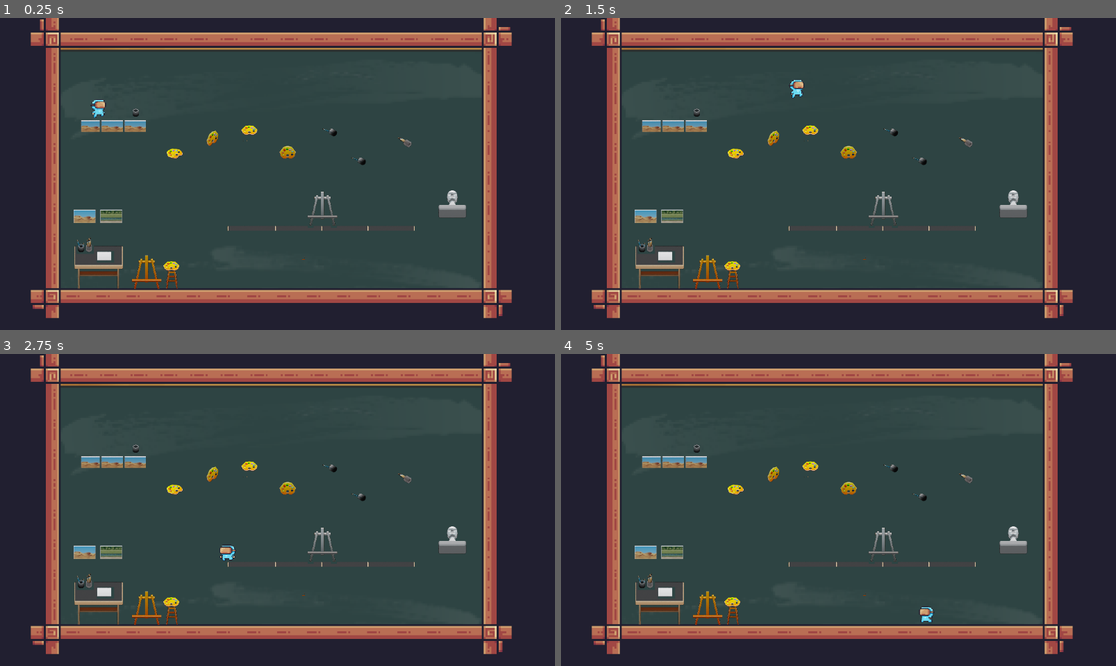
Above: before the commit, frames 1-4 (two rows, left to right).
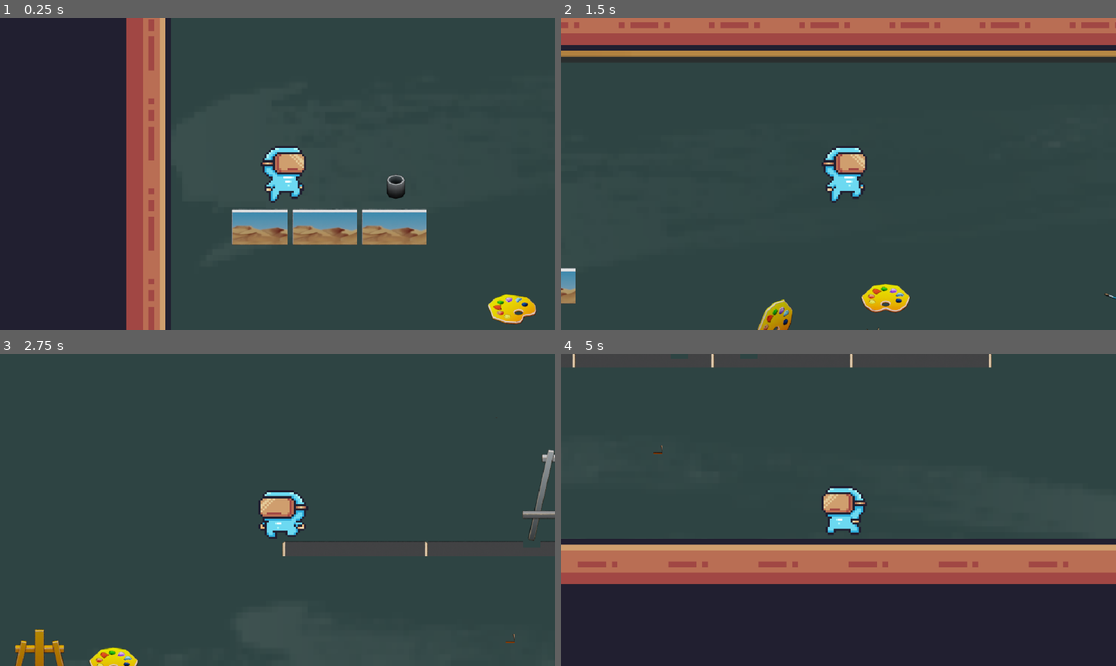
Above: after the commit, the same moments.

Repository: IsmaelCanseno/Mystic-Word--The-Words-Hunt
Game: Godot game, scene res://Scenes/level scenes/Level 3 - Art Room (Fernando).tscn
Two runs of this game, one before a commit and one after it. Both use one fixed random seed, a clock stepped at 60 frames per second and the inputs below. This scene is started directly instead of the project's main scene.
Inputs:
- Up to frame 1 (0.25 s): no input
- Up to frame 2 (1.5 s): hold D (right) from 0.53 s (still down); tap W (jump) at 0.77 s
- Up to frame 3 (2.75 s): tap W (jump) at 1.52 s; release D (right) at 2.03 s; hold A (left) from 2.03 s (still down)
- Up to frame 4 (5 s): release A (left) at 2.78 s; hold D (right) 2.78-4.28 s; tap W (jump) at 3.02, 3.77, 4.52 s; hold A (left) from 4.28 s (still down)

The runs differ from the first frame. In frame 1, 52% of the frame differs, in the area x 5-100%, y 0-100%; in frame 2, 45%; in frame 3, 45%; in frame 4, 52%.

Commit message:
Adjustment of 2d Camera

Diff:
--- a/new-game-project/Scenes/level scenes/Level 3 - Art Room (Fernando).tscn
+++ b/new-game-project/Scenes/level scenes/Level 3 - Art Room (Fernando).tscn
@@ -6052,3 +6052,8 @@
 
 [node name="CharacterBody2D" parent="." instance=ExtResource("5_u68jt")]
 position = Vector2(204, 154)
+
+[node name="Camera2D" type="Camera2D" parent="CharacterBody2D"]
+position = Vector2(-0.799999, 1.33334)
+scale = Vector2(0.2, 0.222222)
+zoom = Vector2(3, 3)
Not shown, changed: new-game-project/Scenes/level scenes/Level 2 - Computer Room (Caloing).tscn
